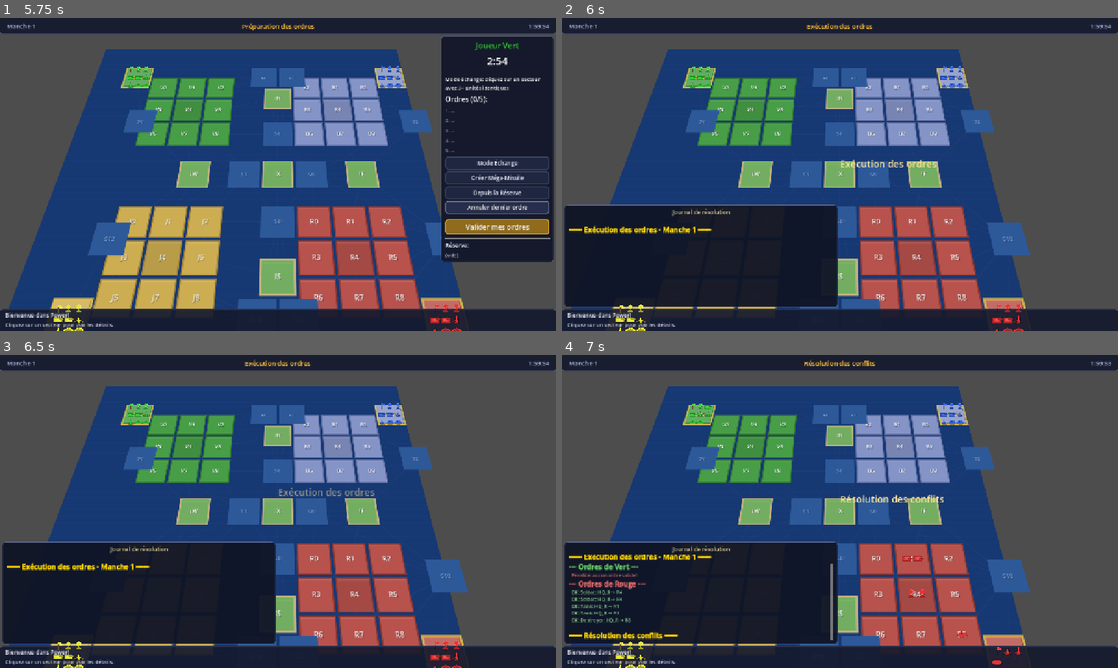
Above: before the commit, frames 1-4 (two rows, left to right).
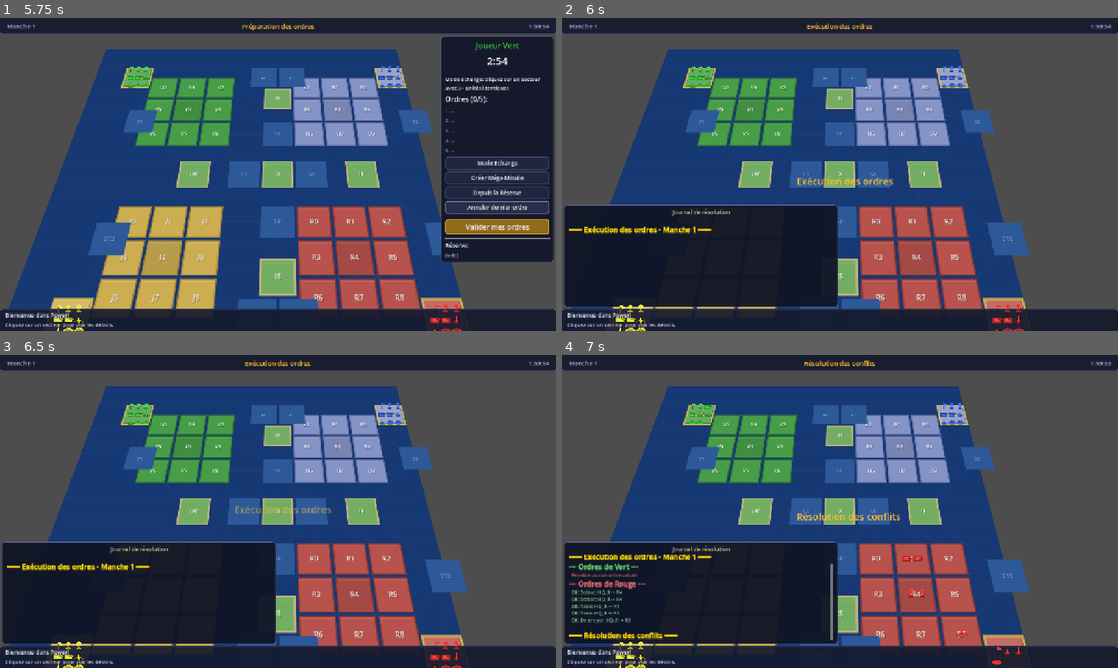
Above: after the commit, the same moments.

Repository: Njko/power_the_game
Game: Godot game, scene res://scenes/main.tscn
The game is run twice, just before and just after one commit, with the same random seed, the same clock (stepped at 60 frames per second) and the same inputs.
Inputs (mouse positions are in pixels of both pictures, inside the frame that each line leads up to):
- Up to frame 1 (5.75 s): click "1 vs 1 Duel" at 0.5 s; click "Mode Échange" at 1.25 s; click "Créer Méga-Missile" at 2 s; click "Mode Échange" at 2.75 s; click "Depuis la Réserve" at 3.5 s; click "Mode Échange" at 4.25 s; click "Annuler dernier ordre" at 5 s
- Up to frame 2 (6 s): click "Valider mes ordres" at 5.75 s
- Up to frame 3 (6.5 s): no input
- Up to frame 4 (7 s): tap Enter (ui_accept) at 6.5, 6.77 s; move the mouse to (962, 495) at 6.52 s; click (962, 495) at 6.67 s

Frame 1 is identical in both runs. In frame 2, 0.5% of the frame differs, in the area x 42-68%, y 45-54%; in frame 3, 0.4%; in frame 4, 0.5%.

Commit message:
polish: unified gold, responsive positions, bordered tokens, bigger explosions

Diff:
--- a/scripts/ui/animation_manager.gd
+++ b/scripts/ui/animation_manager.gd
@@ -318,7 +318,8 @@
 	label.add_theme_font_size_override("font_size", 28)
 	label.add_theme_color_override("font_color", color)
 	label.horizontal_alignment = HORIZONTAL_ALIGNMENT_CENTER
-	label.position = Vector2(640, 300)
+	var vp_size := get_viewport().get_visible_rect().size
+	label.position = Vector2(vp_size.x / 2 - 200, vp_size.y / 2 - 30)
 	label.pivot_offset = Vector2(label.size.x / 2, label.size.y / 2)
 	label.modulate.a = 0
 	_screen_overlay.add_child(label)
@@ -343,9 +344,10 @@
 	var label := Label.new()
 	label.text = anim["text"]
 	label.add_theme_font_size_override("font_size", 22)
-	label.add_theme_color_override("font_color", Color(1, 0.9, 0.6))
+	label.add_theme_color_override("font_color", Color(1.0, 0.75, 0.2))
 	label.horizontal_alignment = HORIZONTAL_ALIGNMENT_CENTER
-	label.position = Vector2(640, 320)
+	var vp_size := get_viewport().get_visible_rect().size
+	label.position = Vector2(vp_size.x / 2 - 100, vp_size.y / 2)
 	label.modulate.a = 0
 	_screen_overlay.add_child(label)
 
@@ -354,7 +356,7 @@
 	_active_tweens.append(tween)
 
 	tween.tween_property(label, "modulate:a", 1.0, duration * 0.3)
-	tween.tween_property(label, "position:y", 300, duration * 0.3) \
+	tween.tween_property(label, "position:y", vp_size.y / 2 - 20, duration * 0.3) \
 		.set_ease(Tween.EASE_OUT)
 	tween.tween_interval(duration * 0.4)
 	tween.tween_property(label, "modulate:a", 0.0, duration * 0.3)
@@ -373,10 +375,15 @@
 	_world_overlay.add_child(token)
 
 	# Fond arrondi
-	var bg := ColorRect.new()
-	bg.color = color.darkened(0.2)
+	var bg := Panel.new()
 	bg.size = Vector2(30, 20)
 	bg.position = Vector2(-15, -10)
+	var style := StyleBoxFlat.new()
+	style.bg_color = color.darkened(0.2)
+	style.border_color = Color(1, 1, 1, 0.5)
+	style.set_border_width_all(1)
+	style.set_corner_radius_all(3)
+	bg.add_theme_stylebox_override("panel", style)
 	token.add_child(bg)
 
 	# Texte
@@ -444,8 +451,8 @@
 	# Centre lumineux
 	var core := ColorRect.new()
 	core.color = Color(1, 0.9, 0.3, 0.9)
-	core.size = Vector2(20, 20)
-	core.position = Vector2(-10, -10)
+	core.size = Vector2(30, 30)
+	core.position = Vector2(-15, -15)
 	explosion.add_child(core)
 
 	# Symbole
